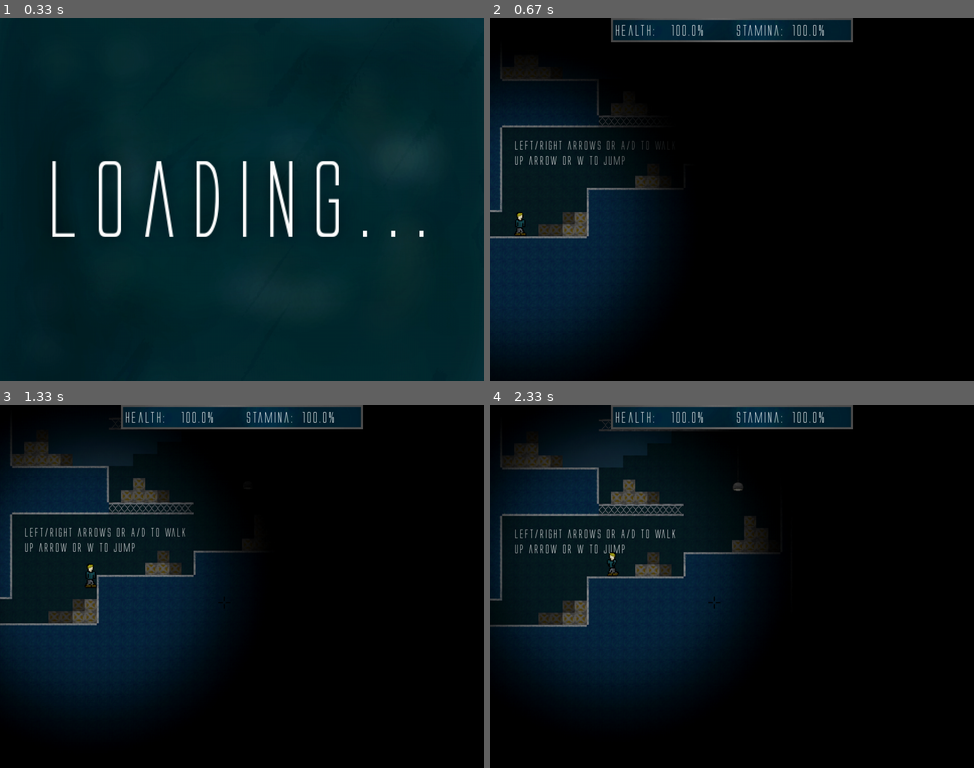
Above: before the commit, frames 1-4 (two rows, left to right).
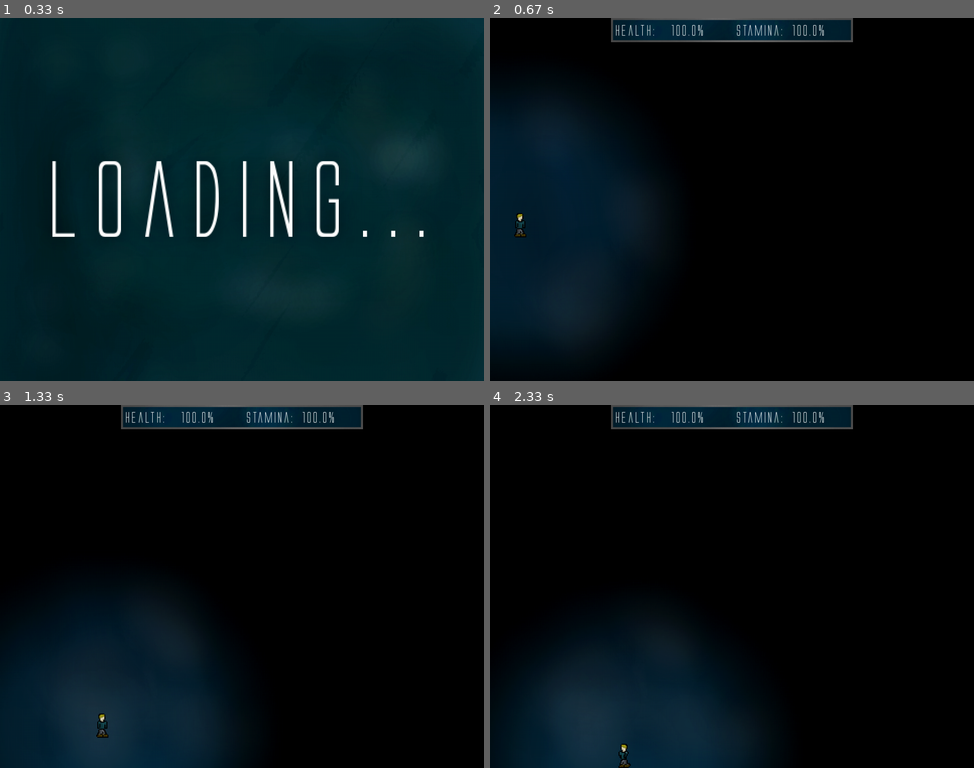
Above: after the commit, the same moments.

Repository: Sigton/stealth
Game: pygame game, started from source/main.py
Two runs of this game, one before a commit and one after it. Both use one fixed random seed, a clock stepped at 60 frames per second and the inputs below.
Inputs (mouse positions are in pixels of both pictures, inside the frame that each line leads up to):
- Up to frame 1 (0.33 s): no input
- Up to frame 2 (0.67 s): click (732, 199) at 0.38 s
- Up to frame 3 (1.33 s): hold Right 0.67-1.13 s; move the mouse to (222, 601) at 0.7 s; hold Up from 1.17 s (still down)
- Up to frame 4 (2.33 s): release Up at 1.47 s; hold Right 1.5-1.97 s; hold Left from 2 s (still down)

Frame 1 is identical in both runs. In frame 2, 1.8% of the frame differs, in the area x 0-38%, y 14-61%; in frame 3, 26%; in frame 4, 35%, in the area x 0-58%, y 3-100%.

Commit message:
Fixed a bunch of a problems

Diff:
--- a/source/game.py
+++ b/source/game.py
@@ -44,25 +44,25 @@
         label.update_text("Loading Level 1...", 480, 500)
         label.draw(self.display)
         pygame.display.flip()
-        self.level_list.append(level.Level01(self.player, True))
+        # self.level_list.append(level.Level01(self.player, True))
 
         self.loading_screen.draw(self.display)
         label.update_text("Loading Level 2...", 480, 500)
         label.draw(self.display)
         pygame.display.flip()
-        self.level_list.append(level.Level02(self.player, True))
+        # self.level_list.append(level.Level02(self.player, True))
 
         self.loading_screen.draw(self.display)
         label.update_text("Loading Level 3...", 480, 500)
         label.draw(self.display)
         pygame.display.flip()
-        self.level_list.append(level.Level03(self.player, True))
+        # self.level_list.append(level.Level03(self.player, True))
 
         self.loading_screen.draw(self.display)
         label.update_text("Loading Level 4...", 480, 500)
         label.draw(self.display)
         pygame.display.flip()
-        self.level_list.append(level.Level04(self.player, True))
+        # self.level_list.append(level.Level04(self.player, True))
 
         self.loading_screen.draw(self.display)
         label.update_text("Loading Level 5...", 480, 500)
